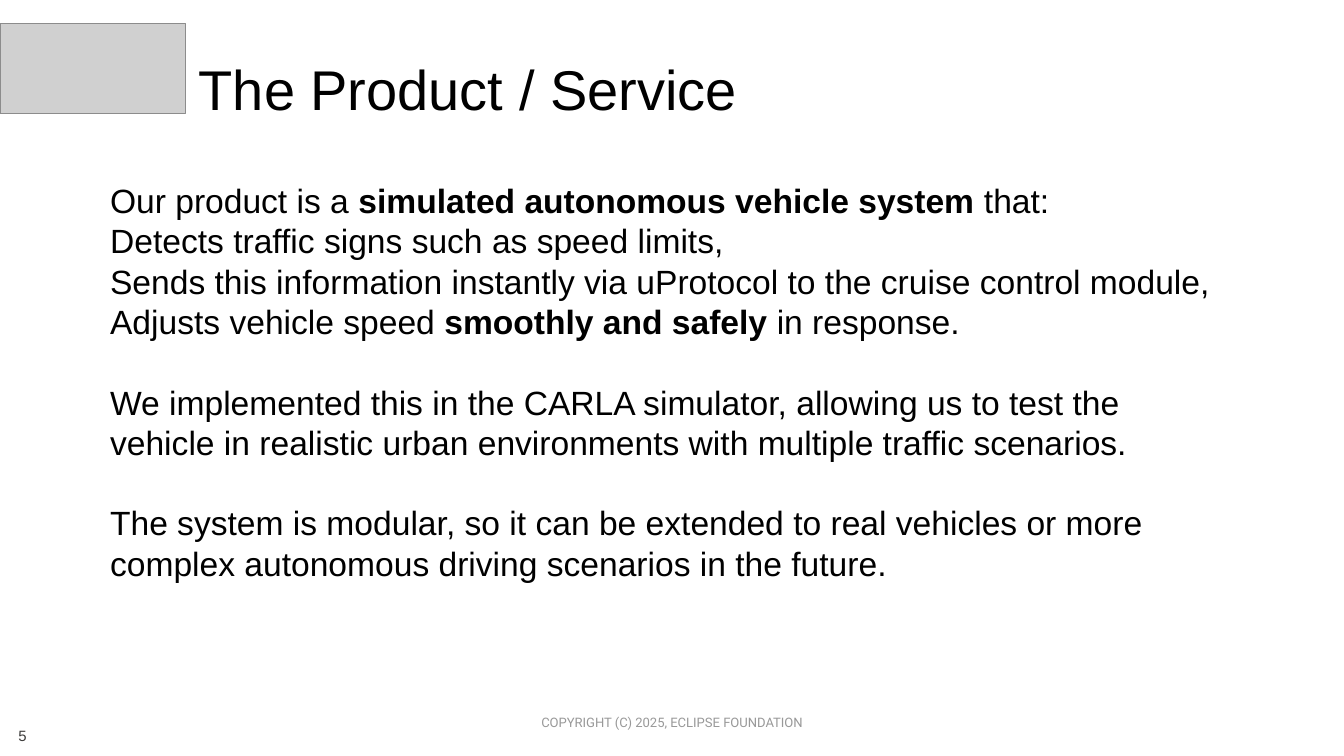
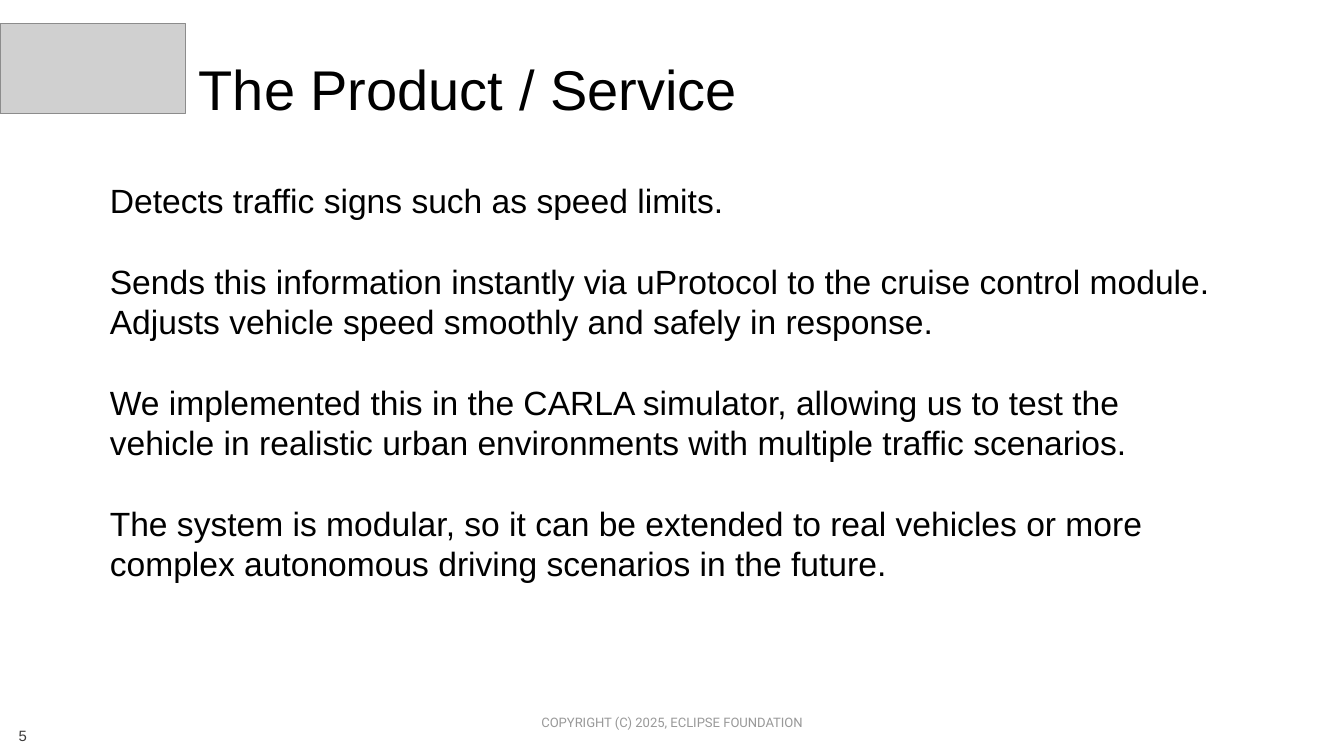
Before and after one commit to Eclipse-SDV-Hackathon-Chapter-Three/Team-Steering-into-Code, a slide deck: slide 5 of SDV Hackathon 2025 - Pitching Slides Team Steering.pptx. Drawn at 1344x756 pixels with LibreOffice and Linux fonts; fonts in the diff are those of the drawing; grey boxes stand for pictures; background and template pictures are left out. Boxes give left, top, right and bottom in pixels: in the first picture for what was removed or moved away, otherwise in the second. Text is boxed around its words. In the diff, an @@ line names an element or a change of style, - is before the commit and + after.

```diff
--- a/SDV Hackathon 2025 - Pitching Slides Team Steering.pptx
+++ b/SDV Hackathon 2025 - Pitching Slides Team Steering.pptx
@@ text at [110,188,1209,300]: text changed @@
-Our product is a simulated autonomous vehicle system that:
-Detects traffic signs such as speed limits,
-Sends this information instantly via uProtocol to the cruise control module,
+Detects traffic signs such as speed limits.
+Sends this information instantly via uProtocol to the cruise control module.
@@ text at [110,309,933,340]: bold off in "smoothly and safely" @@
```
Also in this commit, not shown: 10 other slides changed, 3 other files.
